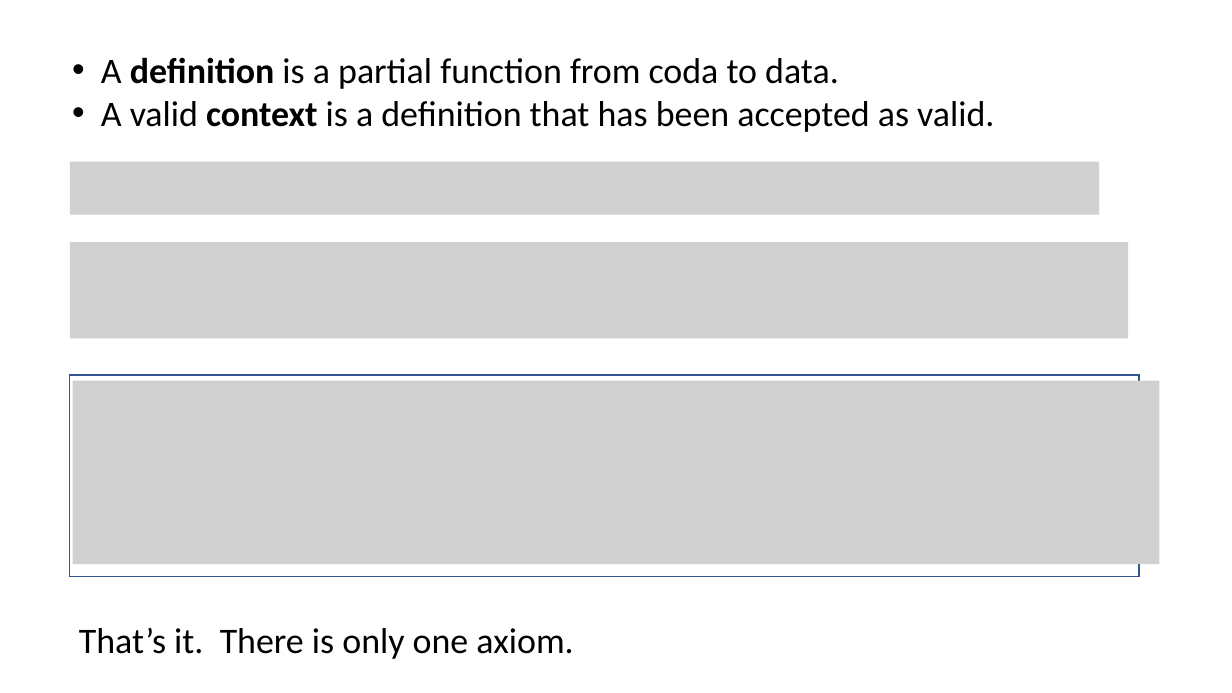
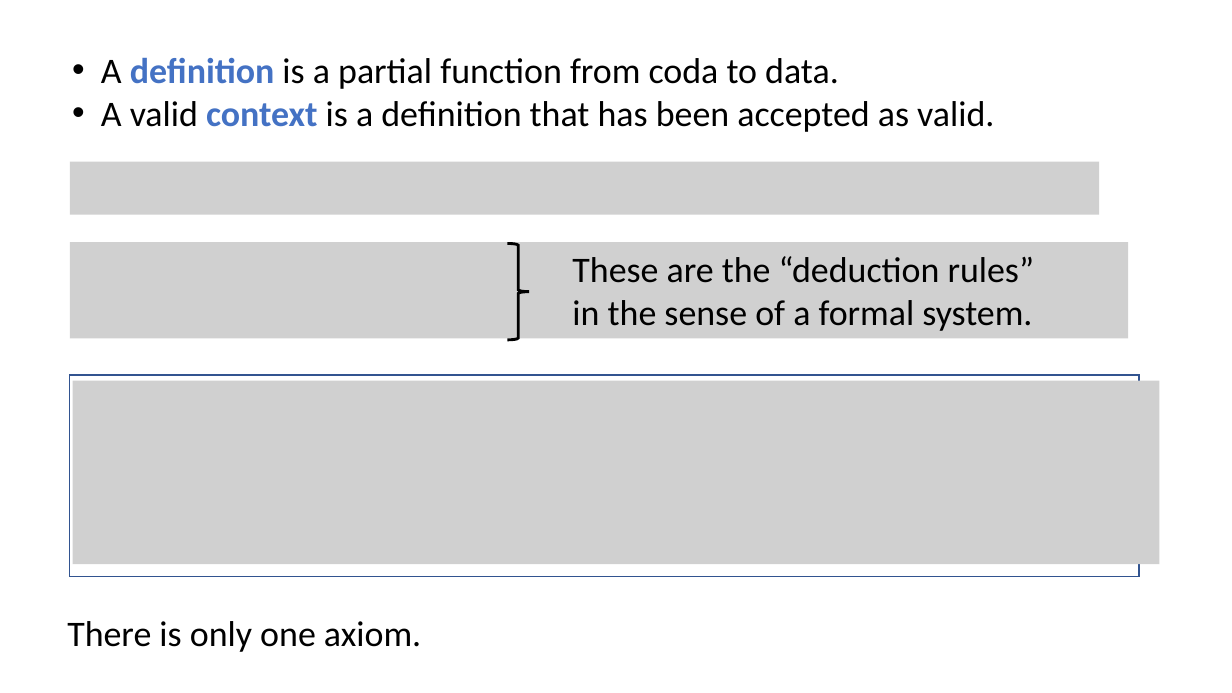
Before and after one commit to Saul-Youssef/coda, a slide deck: slide 7 of doc/talk/coda.pptx (slide 3 before the commit). Drawn at 1232x693 pixels with LibreOffice and Linux fonts; fonts in the diff are those of the drawing; grey boxes stand for pictures. Boxes give left, top, right and bottom in pixels: in the first picture for what was removed or moved away, otherwise in the second. Text is boxed around its words. In the diff, an @@ line names an element or a change of style, - is before the commit and + after.

```diff
--- a/doc/talk/coda.pptx
+++ b/doc/talk/coda.pptx
@@ text "A definition is a partial ..." at (101, 57, 994, 132): text colour #000000 to #4472C4 in "definition", "context" @@
@@ right brace added at (507, 243, 530, 339), outline #000000 2.25 pt @@
@@ text added at (572, 256, 1035, 331), 28 pt, text #000000 @@
+These are the “deduction rules” in the sense of a formal system.
@@ text at (67, 621, 421, 652): text changed @@
-That’s it. There is only one axiom.
+There is only one axiom.
```
Also in this commit, not shown: 12 other slides changed, 20 slides added, 3 slides removed, 11 other files.
